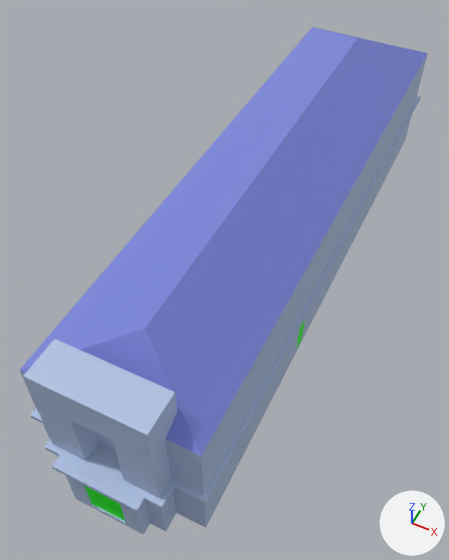
The glTF model src/assets/3d/solid/models/pump_house.glb: old version first, new version second.
The view is the same before and after, from a 50 mm lens placed at (15.1, -35.7, 35.9), pointed at (-1.6, -2.3, -5.9). Lighting does not change. The marker at lower right points along +X, +Y and +Z. The picture after the commit comes second. Where no turn or scale is listed for an object, it has been applied to the vertices. Vertices at exactly the same position are counted once.

Names of what the first picture shows: 'Floor1', 'Roof'.
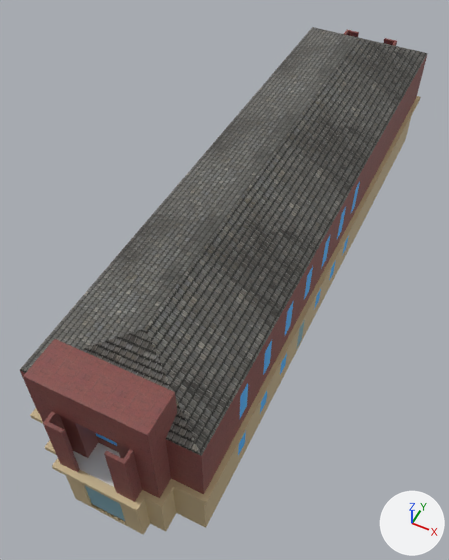
The newer file is also turned or shifted as a whole; pictures and numbers use the older file's frame.

The change, as a list of edits to the scene's bpy script:
```text
Add img_ground:
    img_ground = load_image('ground', '_unpacked/ground', 256, 384, 'sRGB')
Add img_window:
    img_window = load_image('window', '_unpacked/window', 512, 512, 'sRGB')
Add img_gate:
    img_gate = load_image('gate', '_unpacked/gate', 1024, 1024, 'sRGB')
Add img_wall2:
    img_wall2 = load_image('wall2', '_unpacked/wall2', 320, 256, 'sRGB')
Add img_wall1:
    img_wall1 = load_image('wall1', '_unpacked/wall1', 512, 512, 'sRGB')
Add img_door:
    img_door = load_image('door', '_unpacked/door', 429, 429, 'sRGB')
Add img_roof:
    img_roof = load_image('roof', '_unpacked/roof', 512, 512, 'sRGB')
Change mat_door:
    remove mat_door.base_color = (0.0, 1.0, 0.0)  # green #00ff00
    add mat_door.texture = img_door
Change mat_roof:
    remove mat_roof.base_color = (0.224, 0.271, 0.8)  # blue #828ee7
    add mat_roof.texture = img_roof
Add mat_ground:
    mat_ground = principled_material('ground')
    mat_ground.texture = img_ground
    mat_ground.roughness = 0.553
Add mat_window:
    mat_window = principled_material('window')
    mat_window.texture = img_window
    mat_window.roughness = 0.553
Add mat_gate:
    mat_gate = principled_material('gate')
    mat_gate.texture = img_gate
    mat_gate.roughness = 0.553
Add mat_wall2:
    mat_wall2 = principled_material('wall2')
    mat_wall2.texture = img_wall2
    mat_wall2.roughness = 0.553
Add mat_wall1:
    mat_wall1 = principled_material('wall1')
    mat_wall1.texture = img_wall1
    mat_wall1.roughness = 0.553
Change me_mesh_068:
    used by ob_floor1; location = (0.0, 0.0, 0.0)
    remove me_mesh_068.from_pydata(...)  # 703 vertices, 1716 faces; spans x -7.0..7.0, y -24.4..31.7, z -8.9..2.3
    add me_mesh_068.from_pydata(...)  # 761 vertices, 2058 faces; spans x -7.0..7.0, y -24.4..31.7, z -8.9..2.3
    me_mesh_068 part 3: 12 vertices moved from x -1.5..6.6, y 11.0..31.3, z -7.5..2.3 to x -1.5..6.6, y 11.0..31.3, z -7.6..-3.1; 28 vertices removed from x -6.6..6.6, y -23.1..31.3, z -8.5..2.3; 86 vertices added at x -6.6..6.6, y -24.0..31.3, z -7.5..2.3
    me_mesh_068 part 4: 342 faces spanning x -6.6..6.6, y -23.1..31.3, z -3.1..2.3 switch from mat_wall (blue #afc2e3) to mat_wall2 (picture img_wall2)
    me_mesh_068 part 5: 184 faces spanning x -5.5..6.6, y -21.6..31.3, z -7.6..1.7 switch from mat_wall (blue #afc2e3) to mat_window (picture img_window)
    me_mesh_068 part 6: 658 faces spanning x -7.0..7.0, y -24.4..31.7, z -8.9..-3.1 switch from mat_wall (blue #afc2e3) to mat_wall1 (picture img_wall1)
    me_mesh_068 part 7: 26 faces spanning x -4.0..4.0, y -23.8..31.0, z -8.5..-3.1 switch from mat_wall (blue #afc2e3) to mat_ground (picture img_ground)
    me_mesh_068 part 8: 82 faces spanning x -5.5..6.6, y -23.9..30.0, z -8.5..-4.9 switch from mat_door (green #00ff00) to mat_gate (picture img_gate)
Change me_mesh_079:
    used by ob_roof; location = (0.0, 0.0, 0.0)
    remove me_mesh_079.from_pydata(...)  # 14 vertices, 18 faces; spans x -6.6..6.6, y -23.1..30.1, z 2.3..5.3
    add me_mesh_079.from_pydata(...)  # 22 vertices, 30 faces; spans x -6.6..6.6, y -23.1..30.1, z 1.7..5.3
    me_mesh_079 part 1: 18 kept faces spanning x -6.6..6.6, y -23.1..30.1, z 2.3..5.3 get new texture (UV) coordinates
    me_mesh_079 part 2: 12 faces spanning x -4.2..4.2, y -23.1..-20.1, z 2.3..5.3 switch from mat_wall (blue #afc2e3) to mat_wall2 (picture img_wall2)
    edits to the shape of me_mesh_079 do not show in these pictures
```

Where the change shows, as pixel boxes (x1, y1, x2, y2) in the pictures (449 x 560 px):
'Roof', surface changed (blue to grey)
    both: (20, 27, 428, 460)
'Floor1', surface changed, reshaped
    before: (20, 56, 427, 535)
    after: (20, 30, 427, 535)
part 1 of me_mesh_079, surface changed (blue to grey)
    both: (20, 27, 428, 460)
part 2 of me_mesh_079, recoloured (blue to brown)
    both: (23, 339, 177, 460)
part 3 of me_mesh_068, built on
    before: (35, 57, 426, 498)
    after: (35, 30, 427, 524)
part 4 of me_mesh_068, recoloured
    both: (97, 171, 362, 450)
part 5 of me_mesh_068, recoloured
    both: (96, 182, 360, 455)
part 6 of me_mesh_068, recoloured
    both: (30, 96, 421, 533)
part 7 of me_mesh_068, recoloured
    before: (88, 443, 122, 475)
    after: (88, 443, 120, 468)
part 8 of me_mesh_068, recoloured
    both: (85, 319, 305, 521)
